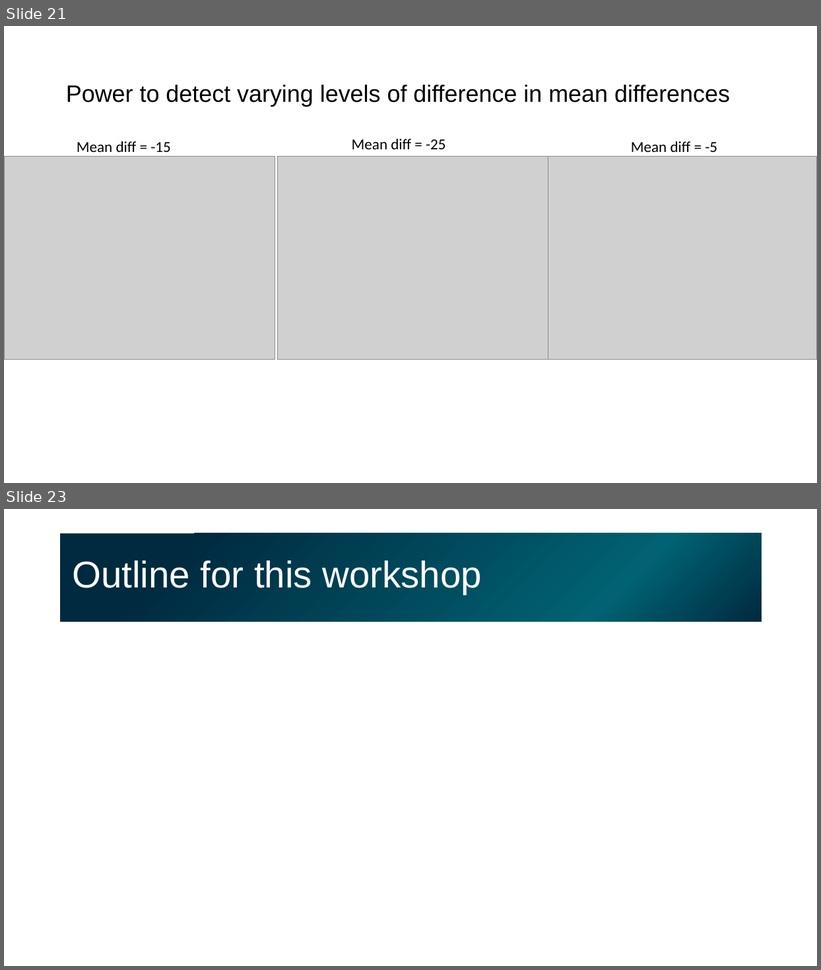
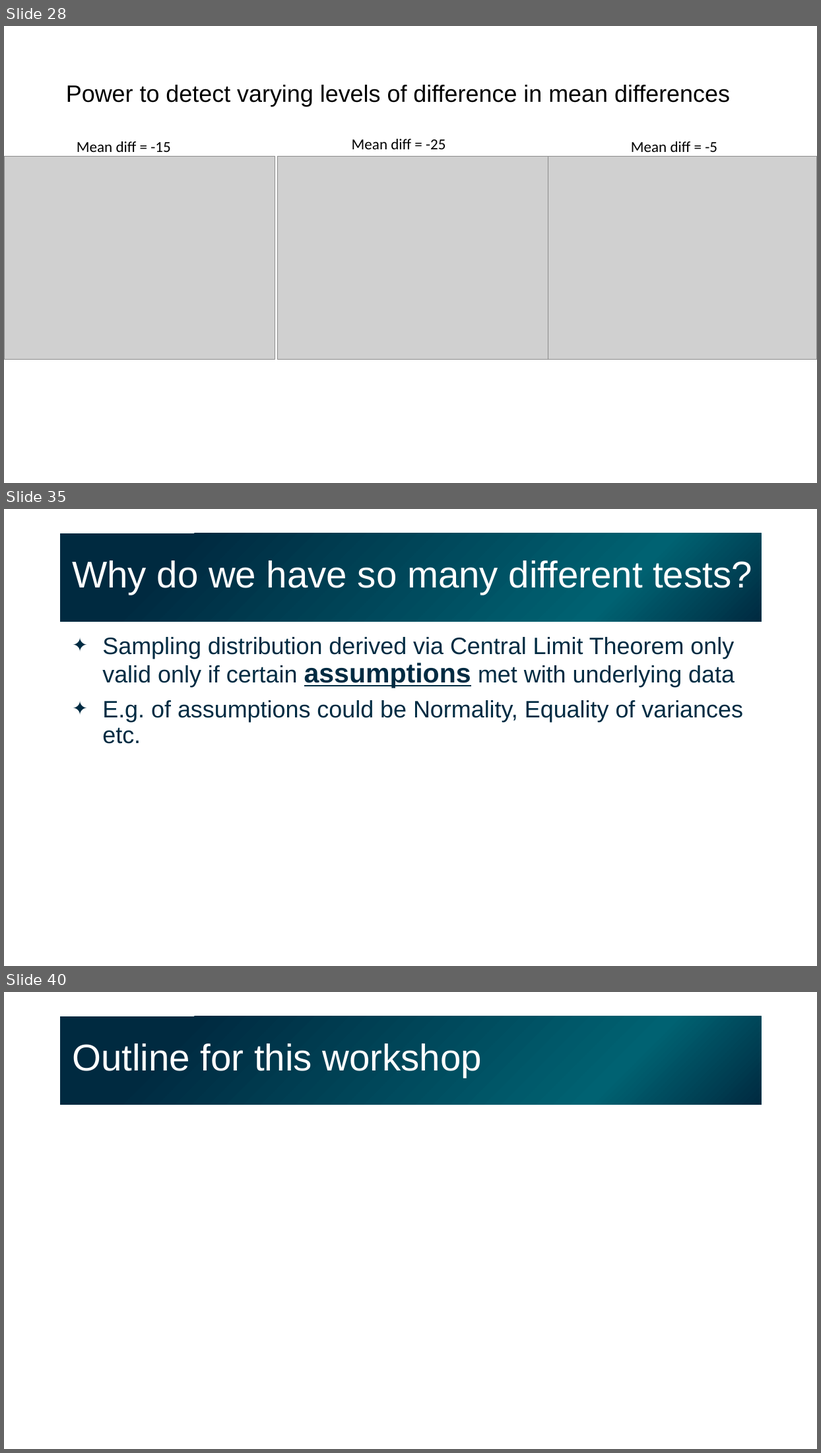
Before and after one commit to gladstone-institutes/Bioinformatics-Workshops, a slide deck: hypothesis-testing/HypothesisTesting.pptx. Shown one above the other, each under a label of ours: slides 21 and 23 before the commit, slides 28, 35 and 40 after it; the slides between them are not shown. The pictures are 821x970 and 821x1453 pixels, drawn with LibreOffice and Linux fonts; fonts in the diff are those of the drawing; grey boxes stand for pictures. Boxes give left, top, right and bottom in pixels: in the first picture for what was removed or moved away, otherwise in the second. Text is boxed around its words. In the diff, an @@ line names an element or a change of style, - is before the commit and + after.

Commit message:
added slides describing different statistics and sampling distributions

```diff
--- a/hypothesis-testing/HypothesisTesting.pptx
+++ b/hypothesis-testing/HypothesisTesting.pptx
@@ slide 35 added at (4, 509, 817, 966), background #FFFFFF @@
@@ title added at (60, 533, 762, 622), fill gradient #002A40 to #006272, 44 pt, text #FFFFFF @@
+Why do we have so many different tests?
@@ text added at (102, 637, 743, 744), 28 pt, text #002B42 @@
+✦ Sampling distribution derived via Central Limit Theorem only valid only if certain assumptions met with underlying data
+✦ E.g. of assumptions could be Normality, Equality of variances etc.
@@ what was slide 21 is now slide 28 @@
@@ what was slide 23 is now slide 40 @@
```
Also in this commit, not shown: 4 slides changed, 17 other slides added, 1 slide removed.
